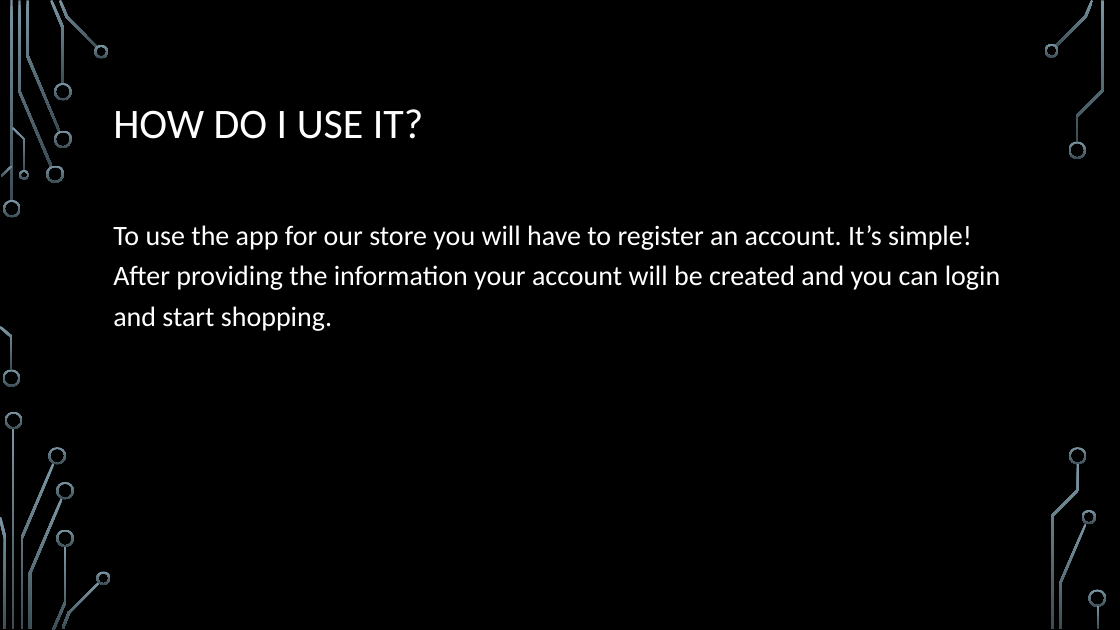
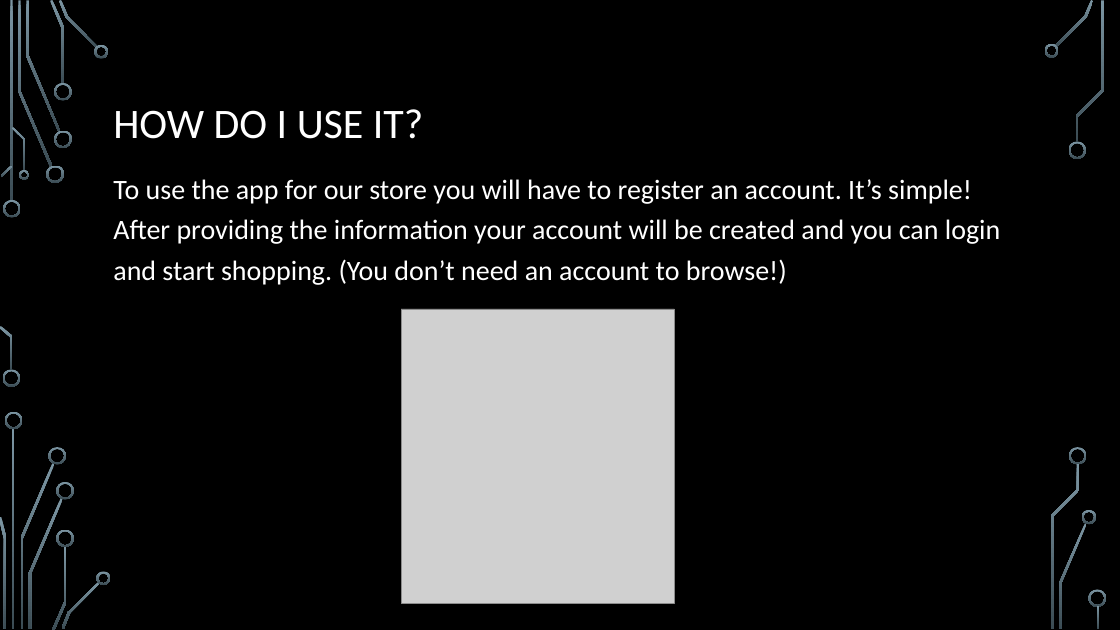
Before and after one commit to whitej9406/CSC-289-Project, a slide deck: slide 3 of Retro Paradise 2.0-2.pptx (slide 5 before the commit). Drawn at 1120x630 pixels with LibreOffice and Linux fonts; fonts in the diff are those of the drawing; grey boxes stand for pictures; background and template pictures are left out. Boxes give left, top, right and bottom in pixels: in the first picture for what was removed or moved away, otherwise in the second. Text is boxed around its words. In the diff, an @@ line names an element or a change of style, - is before the commit and + after.

```diff
--- a/Retro Paradise 2.0-2.pptx
+++ b/Retro Paradise 2.0-2.pptx
@@ text at box(113, 179, 1000, 285): text changed @@
-To use the app for our store you will have to register an account. It’s simple! After providing the information your account will be created and you can login and start shopping.
+To use the app for our store you will have to register an account. It’s simple! After providing the information your account will be created and you can login and start shopping. (You don’t need an account to browse!)
@@ picture added at box(402, 309, 675, 603) @@
```
Also in this commit, not shown: 3 other slides changed, 1 slide added.
